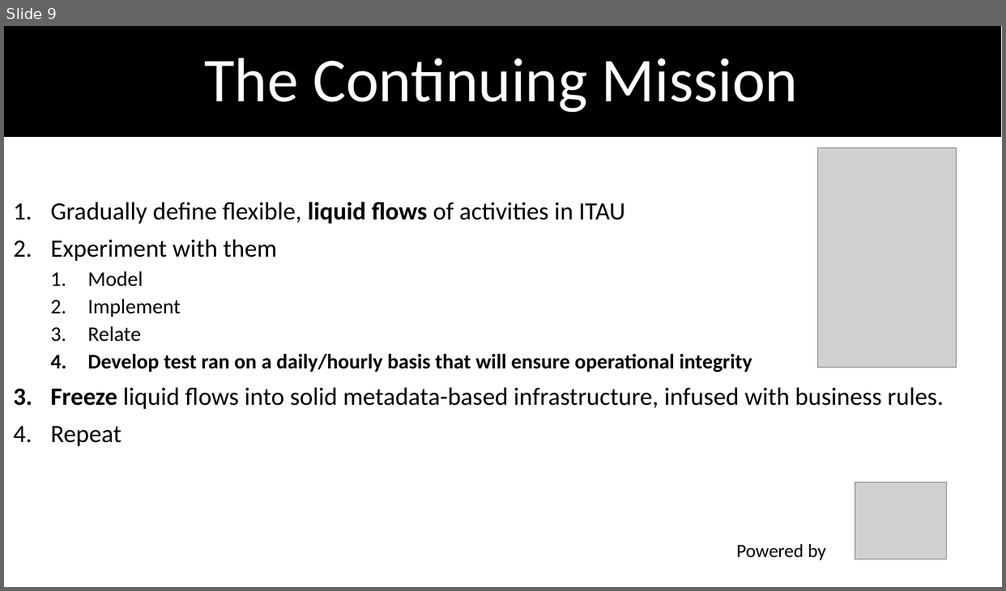
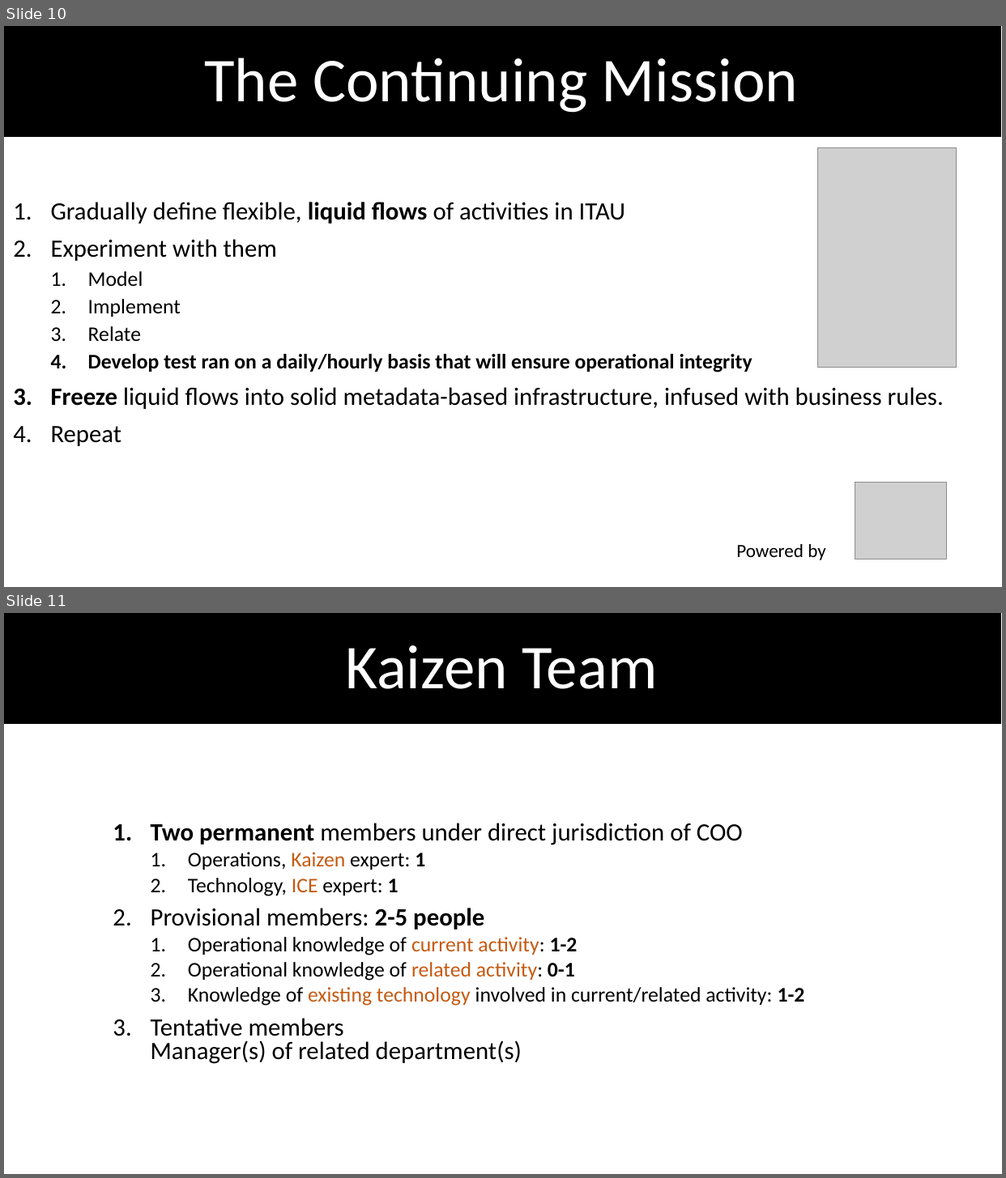
Before and after one commit to dimokgit/ICE, a slide deck: UnitOfWork.pptx. Shown one above the other, each under a label of ours: slide 9 before the commit, slides 10 and 11 after it. The pictures are 1006x591 and 1006x1178 pixels, drawn with LibreOffice and Linux fonts; fonts in the diff are those of the drawing; grey boxes stand for pictures. Boxes give left, top, right and bottom in pixels: in the first picture for what was removed or moved away, otherwise in the second. Text is boxed around its words. In the diff, an @@ line names an element or a change of style, - is before the commit and + after.

```diff
--- a/UnitOfWork.pptx
+++ b/UnitOfWork.pptx
@@ slide 11 added at box(4, 613, 1002, 1174), background #FFFFFF @@
@@ title added at box(4, 613, 1000, 724), fill #000000, outline #000000 1 pt, 60 pt, text #FFFFFF @@
+Kaizen Team
@@ subtitle added at box(151, 823, 805, 1064), 20 pt, text #000000 @@
+1. Two permanent members under direct jurisdiction of COO
+  1. Operations, Kaizen expert: 1
+  2. Technology, ICE expert: 1
+2. Provisional members: 2-5 people
+  1. Operational knowledge of current activity: 1-2
+  2. Operational knowledge of related activity: 0-1
+  3. Knowledge of existing technology involved in current/related activity: 1-2
+3. Tentative members
+   Manager(s) of related department(s)
@@ what was slide 9 is now slide 10 @@
```
Also in this commit, not shown: 9 slides changed, 2 other slides added, 1 other file.
